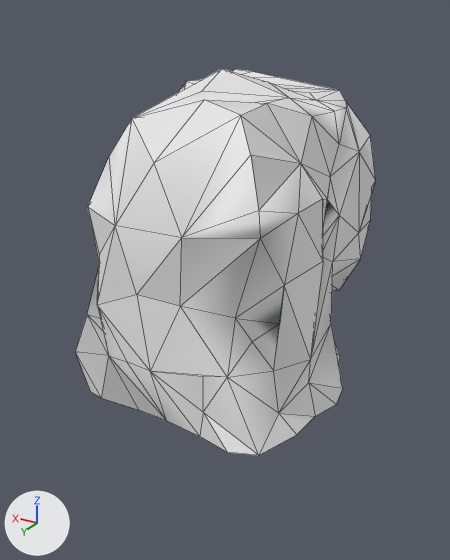
The glTF model Rogue-Robots/Assets/Models/ModularBlocks/LVertical2Connector_Col.gltf, before and after one commit.
The view is the same before and after, from a 50 mm camera at (-4.39, 6.66, 5.06) aimed at (-0.34, -0.08, 1.69). The axes (+X, +Y, +Z) are drawn at lower left. The lights are the same throughout. Mesh edges are drawn as thin lines. Vertices at the same position are counted once.

Script lines for the objects in view, before the commit:
```python
me_scene_035 = bpy.data.meshes.new('Scene.035')
me_scene_035.from_pydata(...)  # 142 vertices, 242 faces; spans x -1.93..1.94, y -2.5..1.31, z 0.0..4.31
ob_lvertical2connector_col = bpy.data.objects.new('LVertical2Connector_Col', me_scene_035)
ob_lvertical2connector_col.location = (0.0, 0.0, 0.0)
```
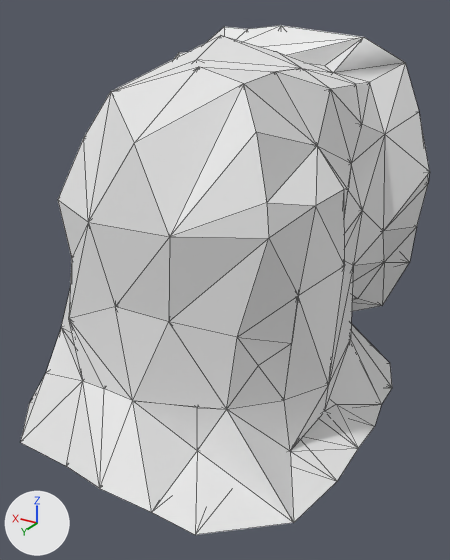
Boxes [x1, y1, x2, y2] around the edits, measured in the pictures (450 x 560 px):
'LVertical2Connector_Col', reshaped (36% wider, 32% taller): before [75, 69, 375, 455]; after [21, 25, 430, 535]
part 1 of me_scene_035, added: after [21, 25, 430, 535]

Patch to the scene script:
```diff
--- a/Rogue-Robots/Assets/Models/ModularBlocks/LVertical2Connector_Col.gltf.py
+++ b/Rogue-Robots/Assets/Models/ModularBlocks/LVertical2Connector_Col.gltf.py
@@ me_scene_035 @@
 # used by ob_lvertical2connector_col; location = (0.0, 0.0, 0.0)
-me_scene_035.from_pydata(...)  # 142 vertices, 242 faces; spans x -1.93..1.94, y -2.5..1.31, z 0.0..4.31
+me_scene_035.from_pydata(...)  # 284 vertices, 1033 faces; spans x -2.51..2.51, y -2.86..2.42, z -0.14..4.87
+# me_scene_035 part 1: 142 vertices added at x -2.51..2.51, y -2.86..2.42, z -0.14..4.87
+# me_scene_035 part 2: the surface is now shaded flat
```
